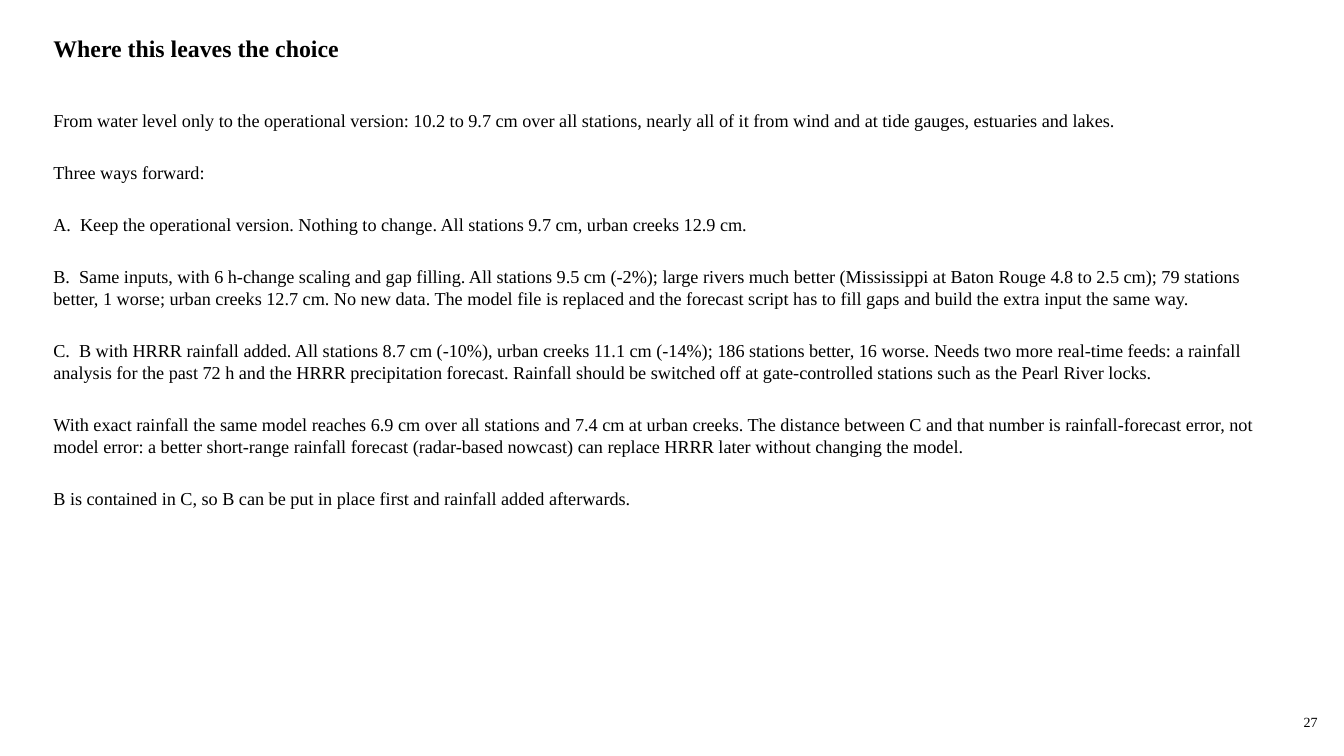
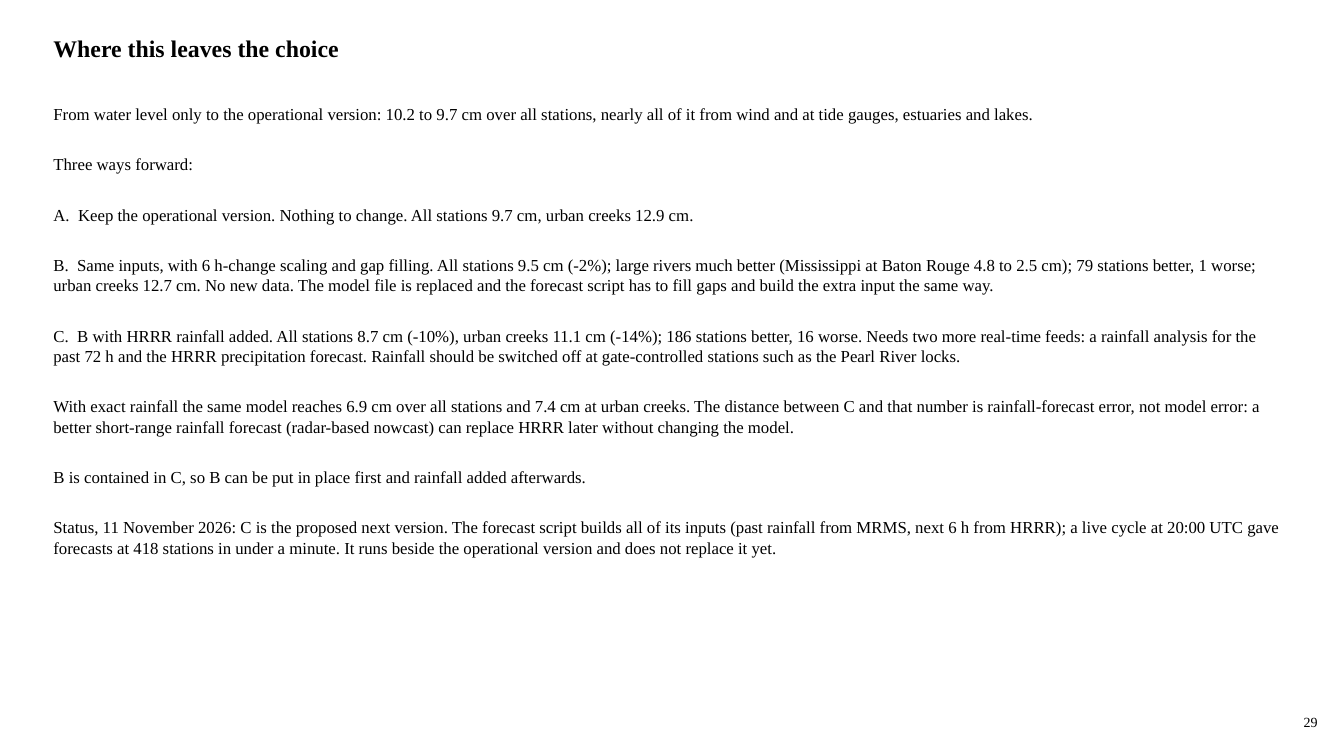
Before and after one commit to LaurenW1997/subdomainLSTM, a slide deck: slide 29 of deliverables/17_versions/version_comparison.pptx (slide 27 before the commit). Drawn at 1344x756 pixels with LibreOffice and Linux fonts; fonts in the diff are those of the drawing. Boxes give left, top, right and bottom in pixels: in the first picture for what was removed or moved away, otherwise in the second. Text is boxed around its words. In the diff, an @@ line names an element or a change of style, - is before the commit and + after.

```diff
--- a/deliverables/17_versions/version_comparison.pptx
+++ b/deliverables/17_versions/version_comparison.pptx
@@ text at [53, 108, 1259, 487]: size 13 to 12 pt in "From water level only to the operational ...", "Three ways forward:", "A. Keep the operational version. Nothing to ...", "B. Same inputs, with 6 h-change scaling ..." and 3 more places @@
@@ text at [53, 521, 1279, 558]: paragraph added @@
+Status, 11 November 2026: C is the proposed next version. The forecast script builds all of its inputs (past rainfall from MRMS, next 6 h from HRRR); a live cycle at 20:00 UTC gave forecasts at 418 stations in under a minute. It runs beside the operational version and does not replace it yet.
@@ text at [1304, 717, 1318, 727]: text changed @@
-27
+29
```
Also in this commit, not shown: 1 other slide changed, 2 slides added, 11 other files.
